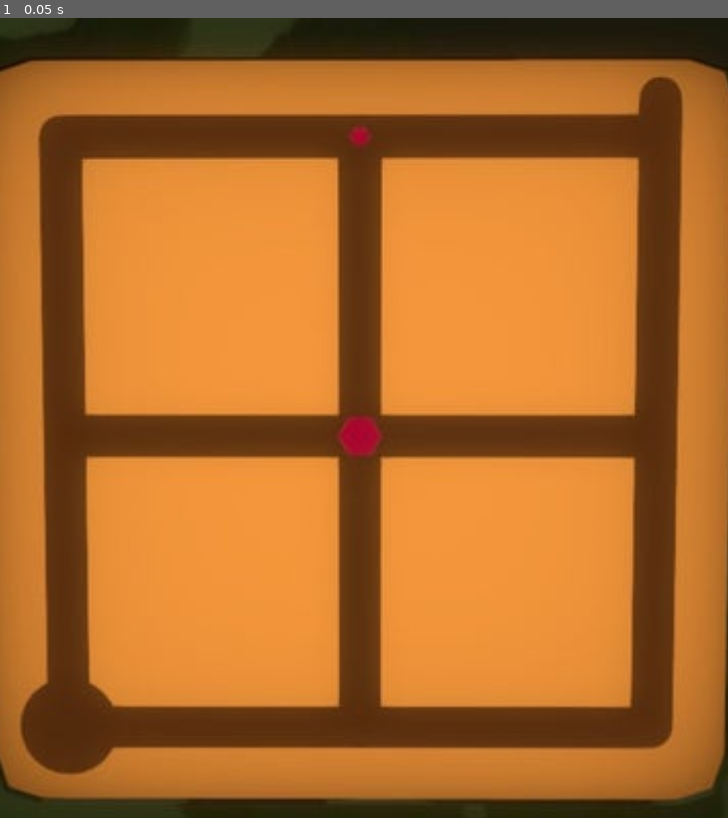
Above: before the commit, frame 1.
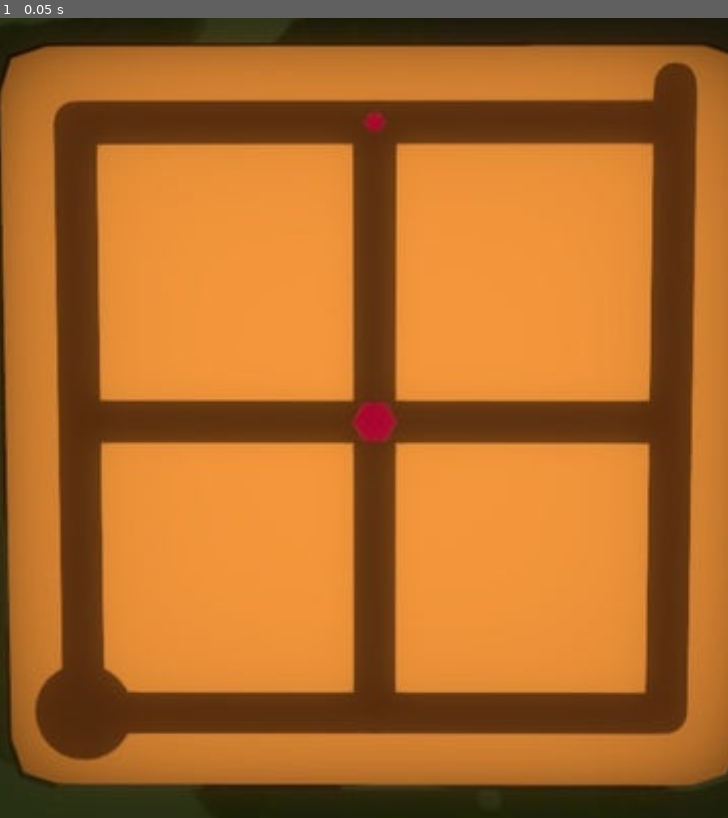
Above: after the commit, the same moment.

Repository: saledemon/witness-spinoff
Game: Godot game, scene res://level.tscn
The game is run twice, just before and just after one commit, with the same random seed, the same clock (stepped at 60 frames per second) and the same inputs.
Inputs:
- Up to frame 1 (0.05 s): no input

The runs differ from the first frame. In frame 1, 26% of the frame differs, in the area x 0-100%, y 1-99%.

Commit message:
Changed to using Vector2 for paths

Diff:
--- a/Cursor.gd
+++ b/Cursor.gd
@@ -4,112 +4,77 @@
 # This guy : https://gist.github.com/pwab/fd8bb562604f1d2b967efb6d5e80487d
 # This guy for circle radius(Xydium) : https://www.reddit.com/r/godot/comments/5juo09/testing_if_a_point_is_inside_a_shape/
 # Static bodies for line segment : https://godotengine.org/qa/67407/adding-collision-detection-to-line2d-collisionpolygon2d
+# Closest point on line : https://forum.unity.com/threads/how-do-i-find-the-closest-point-on-a-line.340058/
 
-var line_body := StaticBody2D.new()
+# RayCast, ignore movement not on available line ?
+
 var line := Line2D.new()
 onready var puzzle: Polygon2D = get_parent().get_node("PuzzleContainer")
 onready var start_pos = puzzle.get_node("1").global_position
 
 func _ready():
 	position = get_global_mouse_position()
-	line_body.add_child(line)
-	get_parent().call_deferred("add_child", line_body)
 	line.default_color = "ffffff"
+	line.begin_cap_mode = Line2D.LINE_CAP_ROUND
+	line.end_cap_mode = Line2D.LINE_CAP_ROUND
+	line.joint_mode = Line2D.LINE_JOINT_ROUND
+
+	get_parent().call_deferred("add_child", line)
+
 
 var orientation = Vector2()
-var line_segments = []
-var seg_to_place = []
-var global_delta_move = 0
-var last_point = Vector2()
+var movement = Vector2()
 
 export(float) var cursor_radius = 10
-export(float) var speed = 150.0
+export(float) var speed = 1.5
 export(float) var line_point_spacing = 3 # to make points evenly spaced
 
-func is_move_backwards():
-	if line_segments.size() > 0:
-		var slide_count = get_slide_count()
-		var collider
-		if slide_count:
-			collider = get_slide_collision(slide_count - 1).collider
+func stepify_orient_vector(vector: Vector2, step=PI/4):
+	var step_angle = stepify(vector.angle(), step)
+	return Vector2(cos(step_angle), sin(step_angle))
 
-		for seg in line_segments.slice(0, 5):
-			if collider == seg:
-				return true
-	return false
-
-func _physics_process(_delta):
+func _physics_process(delta):
 	if not solving:
 		position = get_global_mouse_position()
-	elif not orientation.is_equal_approx(Vector2.ZERO):
-		# is not normalized, so perfect, it is the movement distance
-		var actual_orient = move_and_slide(orientation.normalized()*speed)
-		global_delta_move += (position - last_point).length()
+	elif movement != Vector2.ZERO:
+		movement = stepify_orient_vector(movement)
+		var new_position = puzzle.get_move_along_puzzle_path(position, movement, delta*speed)
+		if new_position != position:
+			orientation = (new_position - position).normalized()
+			position = new_position
 
-		if is_move_backwards():
-			move_backward()
-			global_delta_move = 0
-		elif global_delta_move > line_point_spacing:
-			var orthogonal = Vector2(-actual_orient.y, actual_orient.x).normalized()
-			var seg = create_segment(last_point, position, position + orthogonal*5, line.get_point_count())
-			seg_to_place.append(seg)
-			place_queued_segments()
-			global_delta_move -= line_point_spacing
-			last_point = position
+			if puzzle.get_move_dir() == puzzle.MOVE_BACKWARD:
+				move_backward()
+			else:
+				move_forward()
 
-	orientation = Vector2.ZERO
+
+	movement = Vector2.ZERO
 
 func move_backward():
 	if line.get_point_count() > 1:
-		line_segments[0].queue_free()
-		line_segments.remove(0)
-		seg_to_place.clear()
 		line.remove_point(0)
-		last_point = start_pos if line_segments.size() == 0 else line_segments[0].get_child(0).polygon[1]
 
-func create_segment(a_point, b_point, c_point, id):
-	var seg = StaticBody2D.new()
-	seg.position = Vector2(0,0)
-	seg.name = "_"+str(id)
-
-	var collision = CollisionPolygon2D.new()
-	collision.polygon = PoolVector2Array([a_point, b_point, c_point])
-	seg.add_child(collision)
-	return seg
-
-func place_queued_segments():
-	for seg in seg_to_place.duplicate():
-		var poly = seg.get_child(0).polygon
-		if poly[1].distance_to(position) > cursor_radius:
-			line.add_point(poly[1], 0)
-			get_parent().add_child(seg)
-			line_segments.insert(0, seg)
-			seg_to_place.remove(0)
-		else:
-			break
+func move_forward():
+	line.add_point(position, 0)
 
 # ========== Input ============
 
 var solving = false
 
 func reset_solving():
-	last_point = Vector2()
 	solving = false
 	line.clear_points()
 
-	# reset segments
-	for seg in line_segments + seg_to_place:
-		if seg != null:
-			seg.queue_free()
-	line_segments.clear()
-	seg_to_place.clear()
+	orientation = Vector2()
+	movement = Vector2()
+	puzzle.reset_puzzle()
 
 func _unhandled_input(event):
 	if event is InputEventMouseMotion:
-		orientation = event.relative
-	elif not solving and event.is_action_pressed("click") and position.distance_to(start_pos) < 3:
+		movement = event.relative.normalized()
+	elif not solving and event.is_action_pressed("click") and position.distance_to(start_pos) < 14:
 		solving = true
 		line.add_point(start_pos, 0)
-		last_point = start_pos
 	elif solving and (event.is_action_pressed("kill") or event.is_action_pressed("click")):
 		reset_solving()
--- a/PuzzleContainer.gd
+++ b/PuzzleContainer.gd
@@ -1,32 +1,166 @@
 extends Polygon2D
 
-var segments = {
-	1: [2, 4],
-	2: [1, 3, 5],
-	3: [2, 6],
-	4: [1, 5, 7],
-	5: [4, 2, 6, 8],
-	6: [3, 5, 9],
-	7: [4, 8],
-	8: [7, 5, 9],
-	9: [8, 6, 10],
-	10: [9]
-}
+var segments = [
+	"1/2",
+	"1/4",
+	"2/5",
+	"2/3",
+	"3/6",
+	"4/5",
+	"4/7",
+	"5/8",
+	"5/6",
+	"6/9",
+	"7/8",
+	"8/9",
+	"9/10"
+]
 
+var points = []
+
+var paths = {}
+
+# check for doubled segments
 func _ready():
-	for point_id in segments.keys():
-		var root_pos: Vector2 = get_node(str(point_id)).position
-		var vec_pool = []
-		for seg in segments[point_id]:
-			var seg2d = Line2D.new()
-			seg2d.add_point(root_pos.round())
-			seg2d.add_point((get_node(str(seg)).position).round())
-			seg2d.name = str(point_id) + "->" + str(seg)
-			vec_pool.append(seg2d)
-		segments[point_id] = vec_pool
-	#print_segments()
+	# initialize empty arrays for every point
+	for point in get_children():
+		if point.get_class() == "Position2D":
+			paths[point.position.round()] = []
+			point.position = point.position.round()
+			points.append(point)
 
-func print_segments():
-	for key in segments.keys():
-		for line in segments[key]:
-			print(str(key) + " : " + line.name)
+	for seg in segments:
+		var points = seg.split('/')
+		var pos0 = get_node(points[0]).position.round()
+		var pos1 = get_node(points[1]).position.round()
+		var dir := PoolVector2Array([pos0, pos1])
+		var _dir = invert_path(dir)
+
+		paths[pos0].append(dir)
+		paths[pos1].append(_dir)
+
+func reset_puzzle():
+	current_path = null
+	t = 0
+	path_trace.clear()
+	locked_points.clear()
+
+func find_point_by_id(point_id):
+	for p in points:
+		if p.name == point_id:
+			return p
+
+func find_point_by_position(pos):
+	for p in points:
+		if p.position == pos:
+			return p
+
+func get_path_for_point(point_id):
+	return paths[point_id]
+
+var current_path
+var t = 0
+
+func get_orthogonal_to_direction():
+	return Vector2(current_path)
+
+func invert_path(path):
+	return PoolVector2Array([path[1], path[0]])
+
+var move_dir = NO_MOVE
+const MOVE_FORWARD = "forward"
+const MOVE_BACKWARD = "backward"
+const NO_MOVE = "no_move"
+
+var path_trace = []
+var locked_points = []
+
+func get_move_dir():
+	return move_dir
+
+func print_path(path):
+	print("("+find_point_by_position(path[0]).name+","+find_point_by_position(path[1]).name+")")
+
+func print_trace():
+	var trace_str = "trace : "
+	for path in path_trace:
+		trace_str += "("+find_point_by_position(path[0]).name+","+find_point_by_position(path[1]).name+")"
+		trace_str += " "
+	print(trace_str)
+
+func check_collision(with_path):
+	var with_inverted_path = invert_path(with_path)
+	for p in path_trace:
+		if p == with_path or p == with_inverted_path:
+			return true
+	return false
+
+func get_move_along_puzzle_path(pos: Vector2, orientation, delta):
+	t += delta
+
+	if not current_path:
+		var start_point = find_point_by_id("1").position.round()
+		current_path = determine_path(orientation, paths[start_point])
+
+
+
+	# means it's on an intersection
+	if t <= 0 or t >= 1:
+		var intended_path = determine_path(orientation, paths[current_path[round(t)]])
+		var invert_intended_path = invert_path(intended_path)
+		if path_trace.size() > 0 and invert_intended_path == path_trace[0]:
+			move_dir = MOVE_BACKWARD
+			path_trace.remove(0)
+			#locked_points.remove(0)
+			current_path = invert_intended_path
+			t = 1 - delta * 3  # added *3 for bigger space, otherwise micro movements fait chier
+		else:
+			if t >= 1:
+				path_trace.insert(0, current_path)
+				locked_points.insert(0, current_path[0])
+			current_path = intended_path
+			t = delta
+			move_dir = MOVE_FORWARD
+		print_trace()
+	else:
+		var intended_path = determine_path(orientation, [current_path, invert_path(current_path)])
+
+		move_dir = MOVE_FORWARD
+		# go back
+		if intended_path != current_path:
+			t -= delta*2
+			move_dir = MOVE_BACKWARD
+
+	# interpolate
+	var new_pos = current_path[0].linear_interpolate(current_path[1], clamp(t, 0, 1))
+
+
+	# if approaching locked point
+	var index = locked_points.find(current_path[1])
+	if index >= 0:
+		var dist = to_local(pos).distance_to(locked_points[index])
+		if dist < 5:
+			move_dir = NO_MOVE
+			print("no_move")
+			return pos
+
+	return to_global(new_pos)
+
+func get_collision_with_trace_point(point):
+	var locked_points = []
+	for path in path_trace:
+		for p in path:
+			if p == point:
+				print(p)
+				return true
+	return false
+
+func determine_path(dir, from_paths):
+	var dir_path
+	var smallest_angle = PI
+	for path in from_paths:
+		var angle = abs(dir.angle_to(path[1] - path[0]))
+		if angle < smallest_angle:
+			smallest_angle = angle
+			dir_path = path
+	return dir_path
--- a/level.tscn
+++ b/level.tscn
@@ -7,7 +7,7 @@
 [node name="GlobalWorld" type="Area2D"]
 
 [node name="Camera2D" type="Camera2D" parent="."]
-position = Vector2( 79.681, 77.5567 )
+position = Vector2( 75.5353, 81.5647 )
 rotation = -0.0680678
 anchor_mode = 0
 current = true
@@ -55,40 +55,12 @@
 position = Vector2( 190.137, 7.37565 )
 
 [node name="1" type="Position2D" parent="PuzzleContainer"]
-position = Vector2( 23.7568, 189.201 )
-
-[node name="edges" type="StaticBody2D" parent="PuzzleContainer"]
-position = Vector2( -75.2471, -87.3446 )
-
-[node name="CollisionPolygon2D" type="CollisionPolygon2D" parent="PuzzleContainer/edges"]
-position = Vector2( 83.724, 97.1094 )
-polygon = PoolVector2Array( 10.1336, 8.96272, 13.3585, 7.80175, 175.507, 7.67275, 175.378, 1.99693, 179.119, -3.29192, 181.311, -3.8079, 185.439, -2.25995, 187.632, 1.35194, 187.761, 10.3817, 185.439, 181.431, 182.343, 185.687, 176.926, 186.332, 196.771, 196.911, 199.223, 177.296, 200.449, 132.55, 200.04, -3.11924, 187.168, -8.6359, 164.413, -8.06475, 19.8291, -8.22726, -3.25912, -3.93652 )
-
-[node name="CollisionPolygon2D2" type="CollisionPolygon2D" parent="PuzzleContainer/edges"]
-position = Vector2( 78.3429, 294.412 )
-polygon = PoolVector2Array( 12.2067, -184.872, 14.9942, -189.389, 1.50903, -200.218, -2.98603, -182.033, 4.25807, -3.16846, 202.152, 0.424957, 187.645, -11.4256, 14.861, -11.5215 )
-
-[node name="CollisionPolygon2D3" type="CollisionPolygon2D" parent="PuzzleContainer/edges"]
-position = Vector2( 134.212, 150.176 )
-polygon = PoolVector2Array( -31.1358, -32.7108, 40.353, -32.8923, 40.7252, 39.0996, -30.282, 38.8083 )
-
-[node name="CollisionPolygon2D4" type="CollisionPolygon2D" parent="PuzzleContainer/edges"]
-position = Vector2( 218.645, 150.304 )
-polygon = PoolVector2Array( -31.1615, -33.1564, 40.5168, -33.0288, 39.624, 39.1597, -31.686, 39.0202 )
-
-[node name="CollisionPolygon2D5" type="CollisionPolygon2D" parent="PuzzleContainer/edges"]
-position = Vector2( 218.54, 232.538 )
-polygon = PoolVector2Array( -31.6682, -31.4009, 40.2048, -31.0847, 38.5186, 38.7859, -31.686, 39.0202 )
-
-[node name="CollisionPolygon2D6" type="CollisionPolygon2D" parent="PuzzleContainer/edges"]
-position = Vector2( 135.496, 232.222 )
-polygon = PoolVector2Array( -31.2466, -30.8739, 39.2563, -30.8739, 39.5725, 39.1021, -31.0739, 39.3333 )
+position = Vector2( 23.3066, 191.152 )
 
 [node name="CursorBody" type="KinematicBody2D" parent="."]
-position = Vector2( 99.104, 276.569 )
+position = Vector2( 99.7393, 274.096 )
 script = ExtResource( 3 )
-speed = 300.0
-line_point_spacing = 5.0
+line_point_spacing = 2.0
 
 [node name="Cursor" type="CollisionPolygon2D" parent="CursorBody"]
 scale = Vector2( 0.5, 0.5 )
--- /dev/null
+++ b/nav_test.gd
@@ -0,0 +1,21 @@
+extends KinematicBody2D
+
+
+# Declare member variables here. Examples:
+# var a = 2
+# var b = "text"
+
+
+# Called when the node enters the scene tree for the first time.
+func _ready():
+	pass # Replace with function body.
+
+
+func _unhandled_input(event):
+	if event is InputEventMouseMotion:
+		var nav: Navigation2D = get_parent().get_node("Navigation2D")
+		position = nav.get_closest_point(get_global_mouse_position())
+
+# Called every frame. 'delta' is the elapsed time since the previous frame.
+#func _process(delta):
+#	pass
